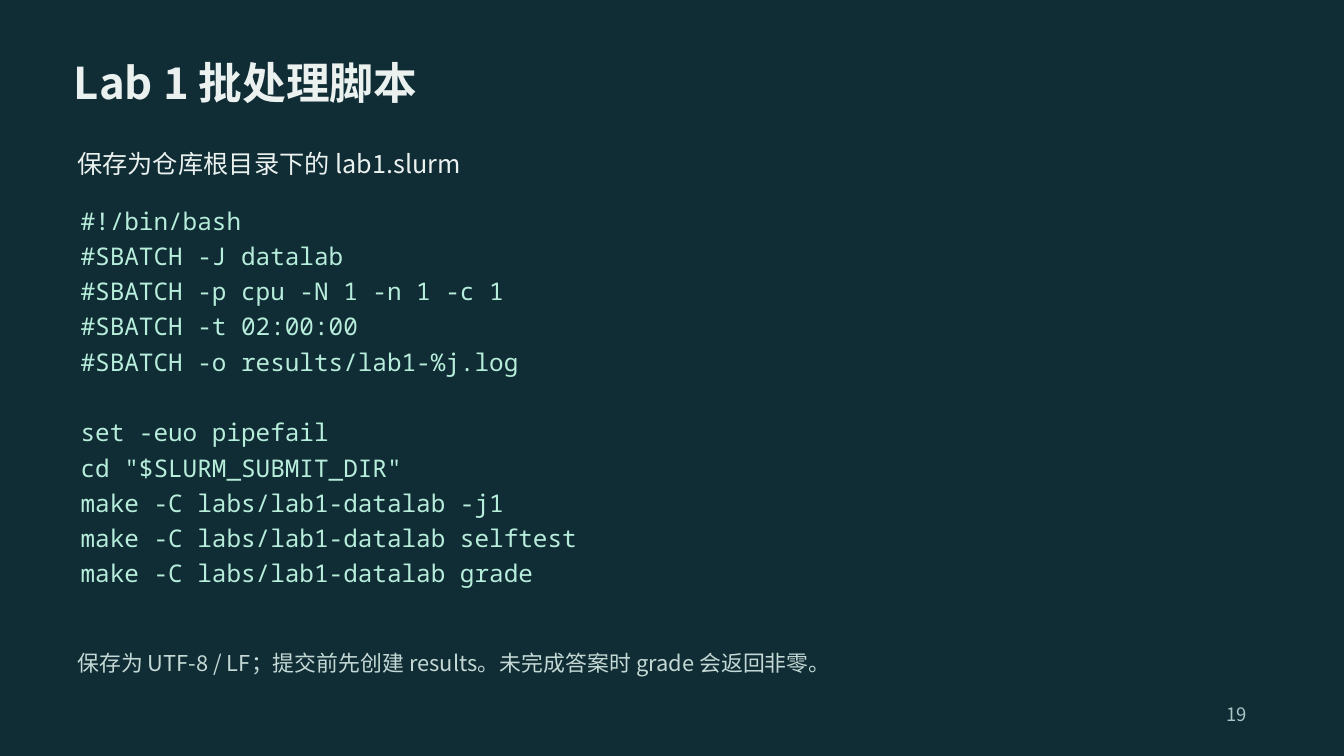
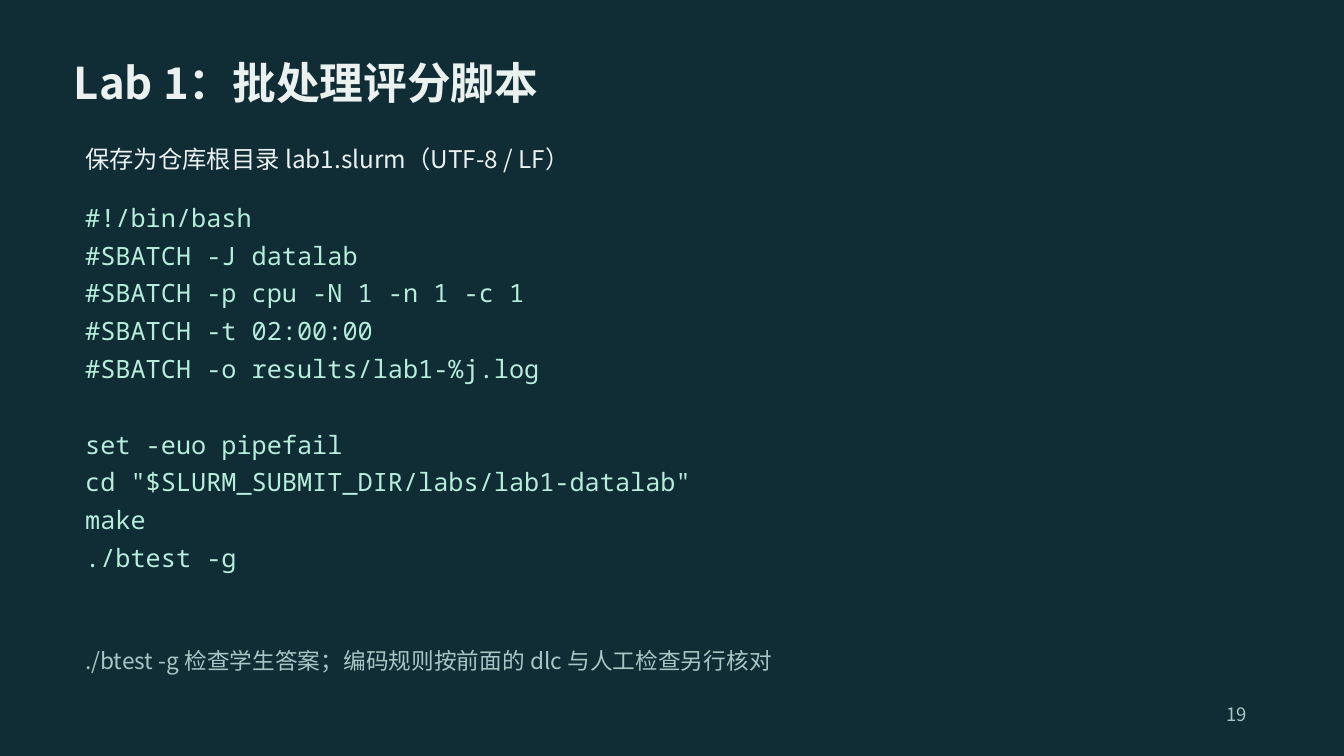
Before and after one commit to 2026-fall-calabs/calabs-2026-fall-starter, a slide deck: slide 19 of docs/交我算平台Lab运行指南-学生版.pptx. Drawn at 1344x756 pixels with LibreOffice and Linux fonts; fonts in the diff are those of the drawing. Boxes give left, top, right and bottom in pixels: in the first picture for what was removed or moved away, otherwise in the second. Text is boxed around its words. In the diff, an @@ line names an element or a change of style, - is before the commit and + after.

```diff
--- a/docs/交我算平台Lab运行指南-学生版.pptx
+++ b/docs/交我算平台Lab运行指南-学生版.pptx
@@ text at <box>74,62,538,103</box>: text changed @@
-Lab 1 批处理脚本
+Lab 1：批处理评分脚本
@@ text at <box>85,147,569,170</box>: text changed; size 22.5 to 21.8 pt @@
-保存为仓库根目录下的 lab1.slurm
+保存为仓库根目录 lab1.slurm（UTF-8 / LF）
@@ size 21.8 to 22.5 pt in 6 elements at <box>85,321,373,341</box>, <box>85,359,540,384</box>, <box>85,283,524,308</box>, <box>85,246,358,266</box>, <box>85,434,342,460</box>, <box>85,208,251,228</box> @@
@@ text "set -euo pipefail": place and size @@
-text "set -euo pipefail" at <box>81,422,329,447</box>
+text "set -euo pipefail" at <box>85,434,342,460</box>
@@ text at <box>85,472,691,495</box>: text changed; size 21.8 to 22.5 pt @@
-cd "$SLURM_SUBMIT_DIR"
+cd "$SLURM_SUBMIT_DIR/labs/lab1-datalab"
@@ text removed at <box>81,528,577,548</box> @@
-make -C labs/lab1-datalab selftest
@@ text at <box>85,510,146,530</box>: text changed; size 21.8 to 22.5 pt @@
-make -C labs/lab1-datalab -j1
+make
@@ text removed at <box>81,563,533,588</box> @@
-make -C labs/lab1-datalab grade
@@ text added at <box>85,548,236,573</box>, 22.5 pt, text #B7EDDB @@
+./btest -g
@@ text removed at <box>77,652,830,677</box> @@
-保存为 UTF-8 / LF；提交前先创建 results。未完成答案时 grade 会返回非零。
@@ text added at <box>85,650,771,675</box>, 20.2 pt, text #A8C6C4 @@
+./btest -g 检查学生答案；编码规则按前面的 dlc 与人工检查另行核对
```
Also in this commit, not shown: 9 other slides changed, 11 slides added, 5 slides removed, 1 other file.
